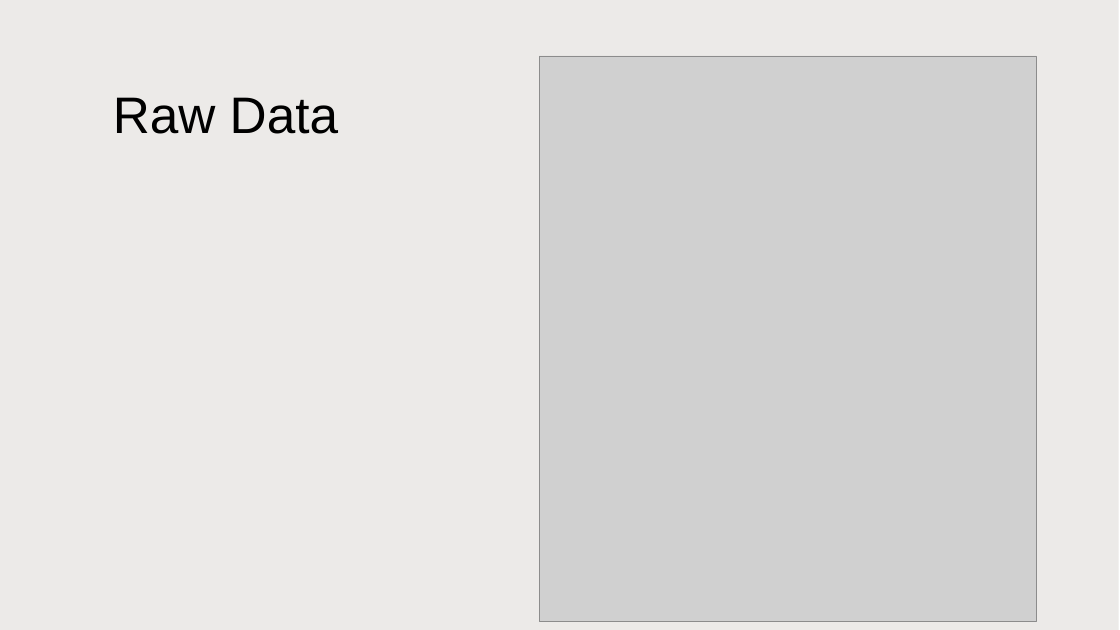
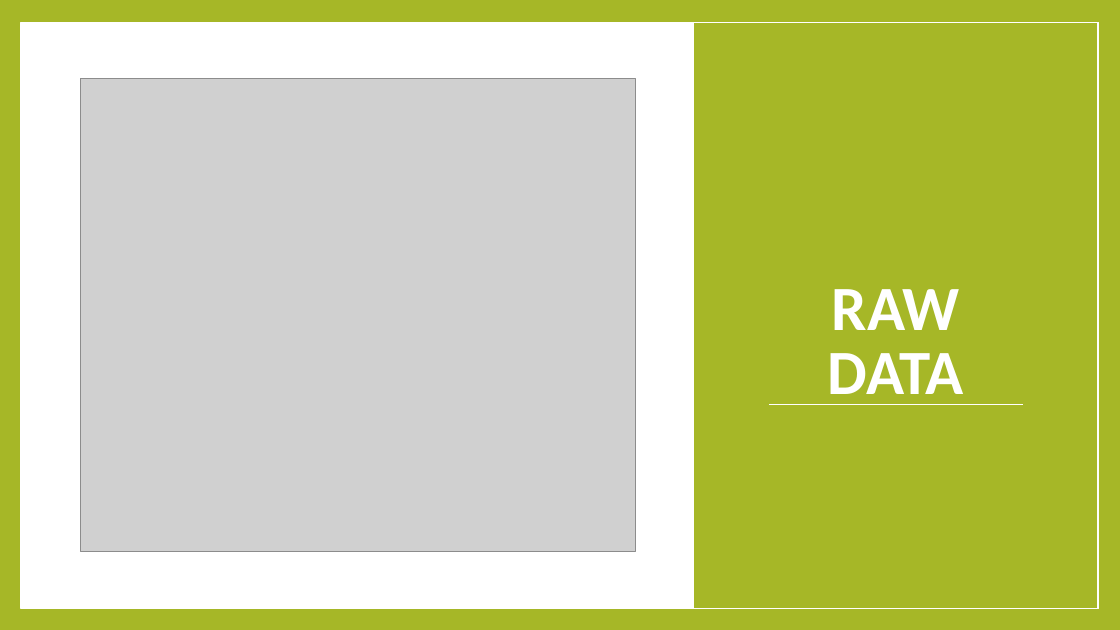
Before and after one commit to Mybiss55/DataAnalyticsProjects, a slide deck: slide 4 of Climate Change Presentation.pptx. Drawn at 1120x630 pixels with LibreOffice and Linux fonts; fonts in the diff are those of the drawing; grey boxes stand for pictures. Boxes give left, top, right and bottom in pixels: in the first picture for what was removed or moved away, otherwise in the second. Text is boxed around its words. In the diff, an @@ line names an element or a change of style, - is before the commit and + after.

```diff
--- a/Climate Change Presentation.pptx
+++ b/Climate Change Presentation.pptx
@@ background #FFFFFF to #A6B727 @@
@@ rectangle: place and size @@
-rectangle at (0, 0, 1118, 630)
+rectangle at (21, 23, 1098, 608)
@@ rectangle at (21, 23, 1098, 608): fill #82766A at 15% opacity to #FFFFFF; outline none to #FFFFFF 1 pt @@
@@ rectangle added at (21, 23, 1098, 608), outline #FFFFFF 1 pt @@
@@ rectangle added at (694, 23, 1098, 608), fill #A6B727, outline #FFFFFF 1 pt @@
@@ picture: place and size @@
-picture at (539, 56, 1037, 623)
+picture at (80, 79, 635, 551)
@@ title "RAW DATA" at (828, 289, 964, 405): vertical alignment middle to bottom @@
@@ title at (828, 289, 964, 405): text changed; size 44 to 54 pt; font Arial to Calibri; text colour #000000 to #FFFFFF; bold on @@
-Raw Data
+RAW DATA
@@ line added from (769, 405) to (1023, 405), #FFFFFF 0.79 pt @@
```
Also in this commit, not shown: 7 other slides changed, 6 slides added, 3 slides removed, 5 other files.
